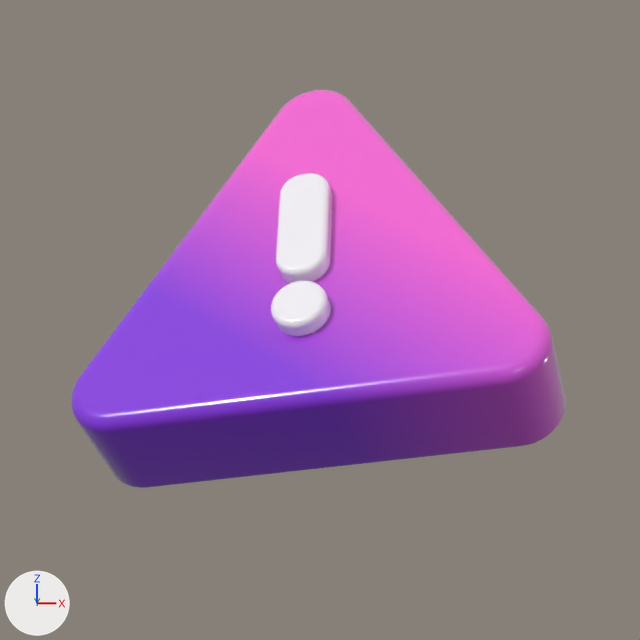
The Blender file marca/aviso-3d.blend: old version first, new version second.
Camera for both pictures: the file's camera 'cam'. Arrows for +X, +Y and +Z are at lower left; the lights stay in place. The first picture is the older version.

The scene before the commit, as lines of its bpy script (objects in view):
```python
ob_aviso = bpy.data.objects.new('aviso', cu_aviso)
ob_aviso.location = (0.0, 0.0, 0.0)
ob_aviso.rotation_euler = (0.873, -0.14, -0.209)  # degrees (50, -8, -12)
ob_barra = bpy.data.objects.new('barra', cu_barra)
ob_barra.parent = ob_aviso
ob_barra.location = (0.0, 0.0, 0.32)
ob_ponto = bpy.data.objects.new('ponto', cu_ponto)
ob_ponto.parent = ob_aviso
ob_ponto.location = (0.0, 0.0, 0.32)
```
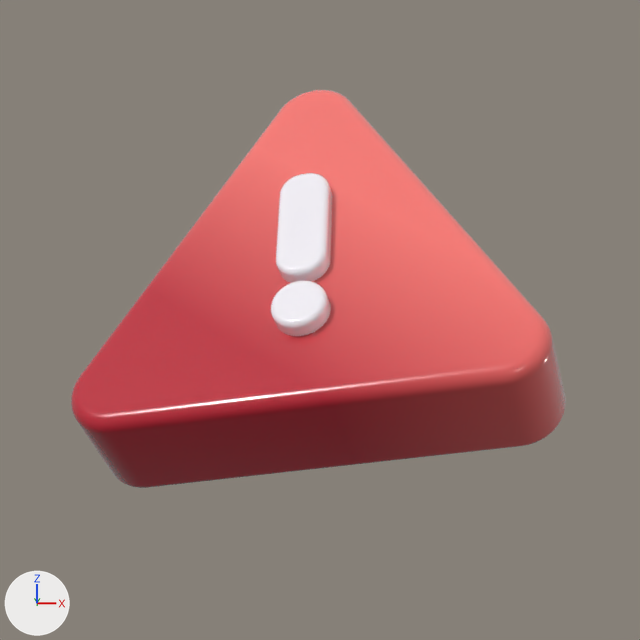
Where the change shows, as pixel boxes (x1, y1, x2, y2) in the pictures (640 x 640 px):
'aviso', recoloured: (71, 90, 566, 488) in both

Edits to the bpy script that builds the scene:
```text
Change mat_av:
    where n5 = _N.new('ShaderNodeValToRGB'); n5.name = 'Color Ramp'
    remove n5.color_ramp.elements[0].position = 0.0; n5.color_ramp.elements[0].color = (0.25, 0.03, 0.8, 1.0)
    remove _e = n5.color_ramp.elements.new(1.0); _e.color = (0.98, 0.12, 0.7, 1.0)
    add n5.color_ramp.elements[0].position = 0.0; n5.color_ramp.elements[0].color = (0.55, 0.01, 0.03, 1.0)
    add _e = n5.color_ramp.elements.new(1.0); _e.color = (1.0, 0.18, 0.16, 1.0)
```
